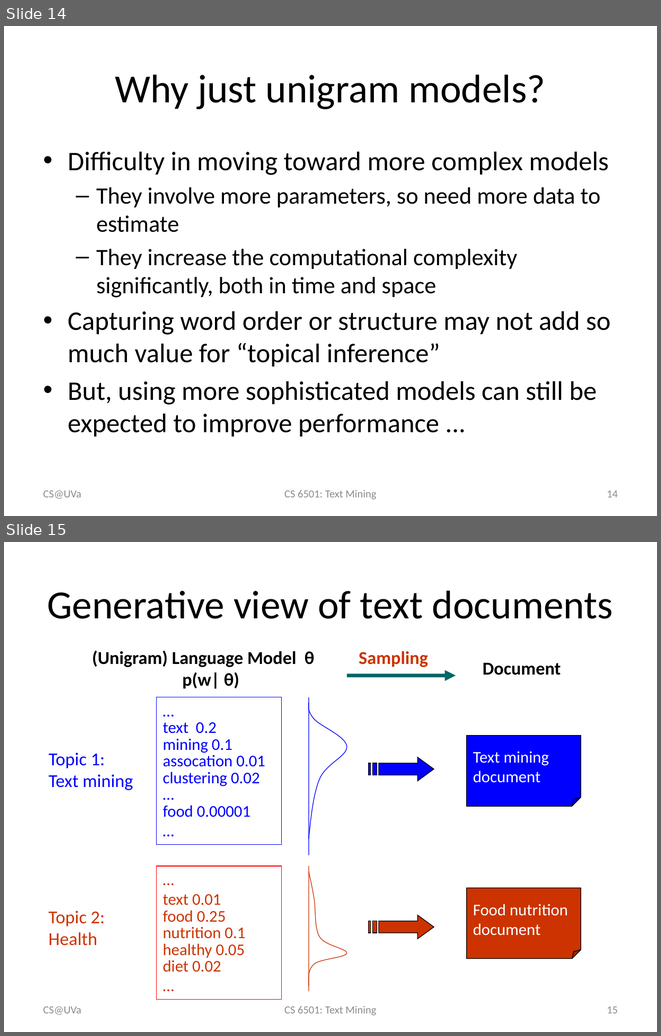
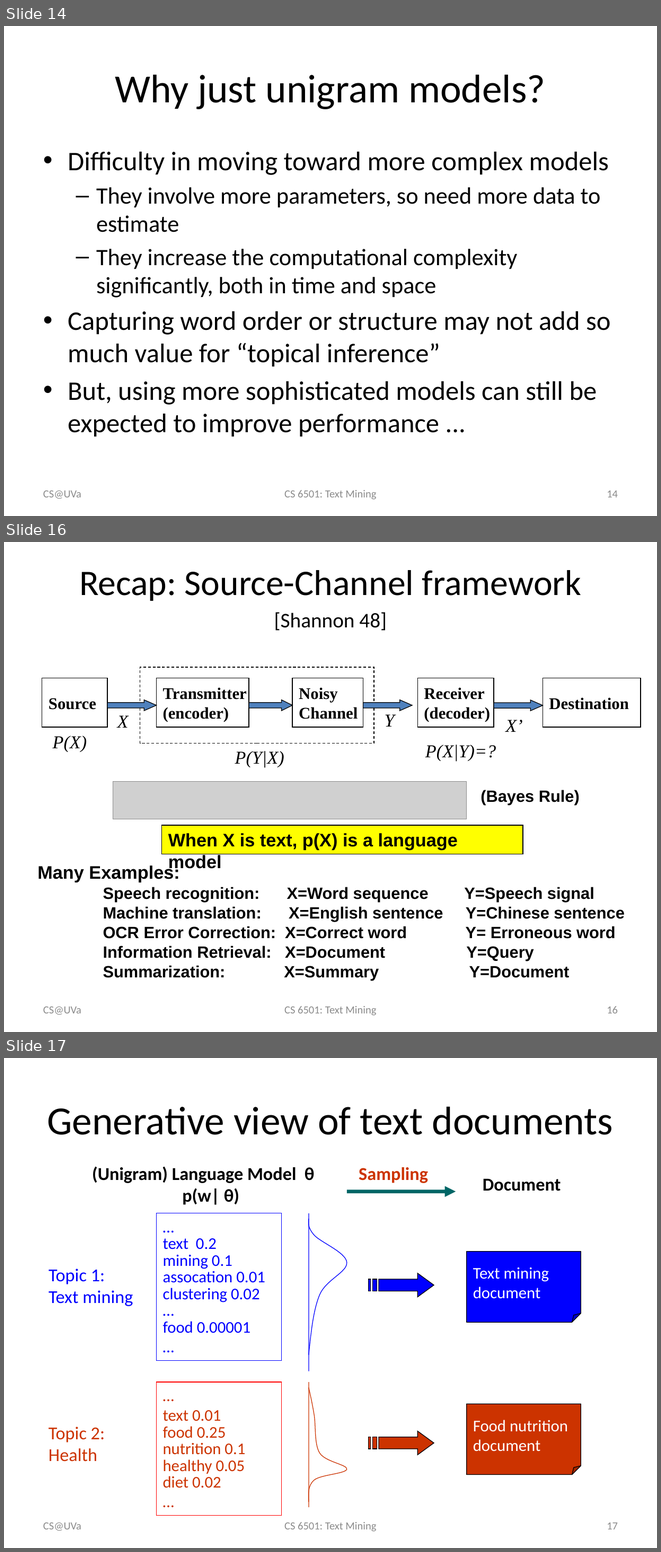
Before and after one commit to wang296/CS6501-Text-Mining, a slide deck: docs/Language Models.pptx. Shown one above the other, each under a label of ours: slides 14 and 15 before the commit, slides 14, 16 and 17 after it; the slides between them are not shown. The pictures are 661x1036 and 661x1552 pixels, drawn with LibreOffice and Linux fonts; fonts in the diff are those of the drawing; grey boxes stand for pictures. Boxes give left, top, right and bottom in pixels: in the first picture for what was removed or moved away, otherwise in the second. Text is boxed around its words. In the diff, an @@ line names an element or a change of style, - is before the commit and + after.

Commit message:
language model update

```diff
--- a/docs/Language Models.pptx
+++ b/docs/Language Models.pptx
@@ slide 16 added at (4,542,657,1032), background #FFFFFF @@
@@ title added at (79,570,582,631), 39.6 pt, text #000000 @@
+Recap: Source-Channel framework [Shannon 48]
@@ rectangle added at (140,668,373,744), outline #000000 0.75 pt dashed @@
@@ rectangle added at (42,678,107,727), outline #000000 0.75 pt, 18 pt, text #000000, bold @@
+Source
@@ rectangle added at (156,678,249,727), outline #000000 0.75 pt, 18 pt, text #000000, bold @@
+Transmitter
+(encoder)
@@ rectangle added at (293,678,363,727), outline #000000 0.75 pt, 18 pt, text #000000, bold @@
+Noisy
+Channel
@@ rectangle added at (417,678,494,727), outline #000000 0.75 pt, 18 pt, text #000000, bold @@
+Receiver
+(decoder)
@@ rectangle added at (542,678,641,727), outline #000000 0.75 pt, 18 pt, text #000000, bold @@
+Destination
@@ right arrow added at (107,700,156,711), fill #4F81BD, outline #000000 0.75 pt @@
@@ right arrow added at (249,700,293,711), fill #4F81BD, outline #000000 0.75 pt @@
@@ right arrow added at (363,700,412,711), fill #4F81BD, outline #000000 0.75 pt @@
@@ right arrow added at (494,700,542,711), fill #4F81BD, outline #000000 0.75 pt @@
@@ text added at (117,715,129,728), 20 pt, text #000000, italic @@
+X
@@ text added at (385,714,395,726), 20 pt, text #000000, italic @@
+Y
@@ text added at (505,720,522,732), 20 pt, text #000000, italic @@
+X’
@@ text added at (53,735,87,752), 20 pt, text #000000, italic @@
+P(X)
@@ text added at (425,744,496,761), 20 pt, text #000000, italic @@
+P(X|Y)=?
@@ text added at (235,751,284,767), 20 pt, text #000000, italic @@
+P(Y|X)
@@ picture added at (113,782,467,819) @@
@@ text added at (480,790,580,805), 18 pt, text #000000, bold @@
+(Bayes Rule)
@@ rectangle added at (162,824,523,854), fill #FFFF00, outline #000000 0.75 pt, 20 pt, text #000000, bold @@
+When X is text, p(X) is a language model
@@ arrow added from (130, 831) to (138, 831), #FFFFFF 2.25 pt @@
@@ text added at (37,864,570,980), 18 pt, text #000000, bold @@
+Many Examples:
+Speech recognition: X=Word sequence Y=Speech signal
+Machine translation: X=English sentence Y=Chinese sentence
+OCR Error Correction: X=Correct word Y= Erroneous word
+Information Retrieval: X=Document Y=Query
+Summarization: X=Summary Y=Document
@@ text added at (43,1006,81,1014), 12 pt, text #8C8C8C @@
+CS@UVa
@@ text added at (284,1006,376,1015), 12 pt, text #8C8C8C @@
+CS 6501: Text Mining
@@ page number added at (607,1006,618,1013), 12 pt, text #8C8C8C @@
+16
@@ what was slide 15 is now slide 17 @@
@@ page number at (607,1522,618,1529): text changed @@
-15
+17
```
Also in this commit, not shown: 6 slides changed, 1 other slide added, 2 other files.
